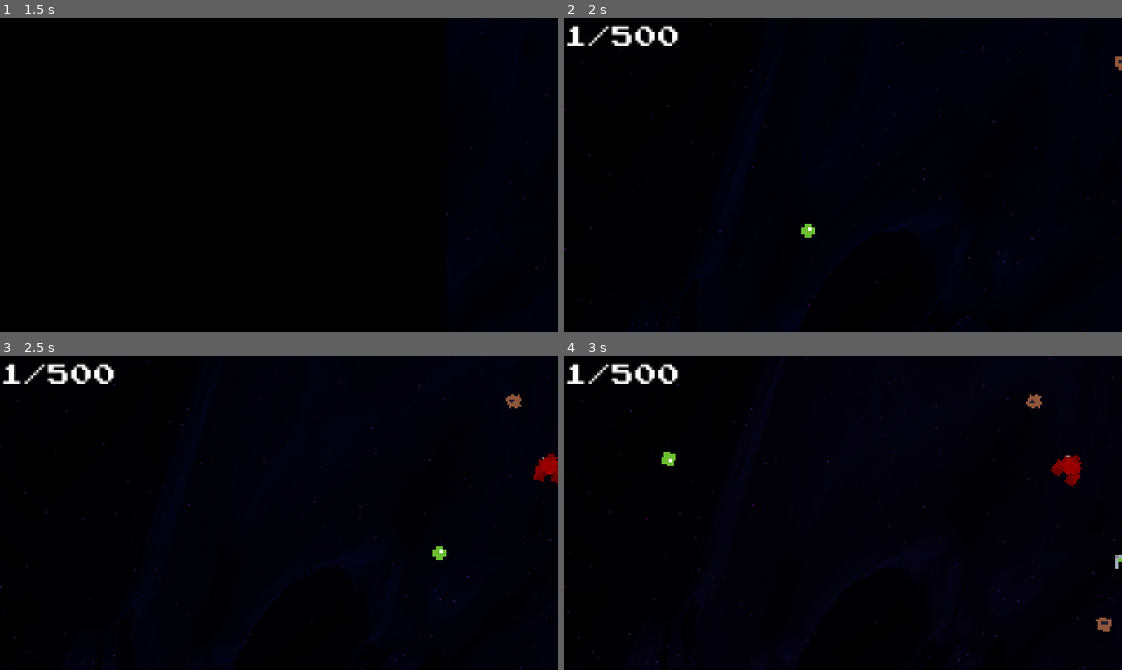
Above: before the commit, frames 1-4 (two rows, left to right).
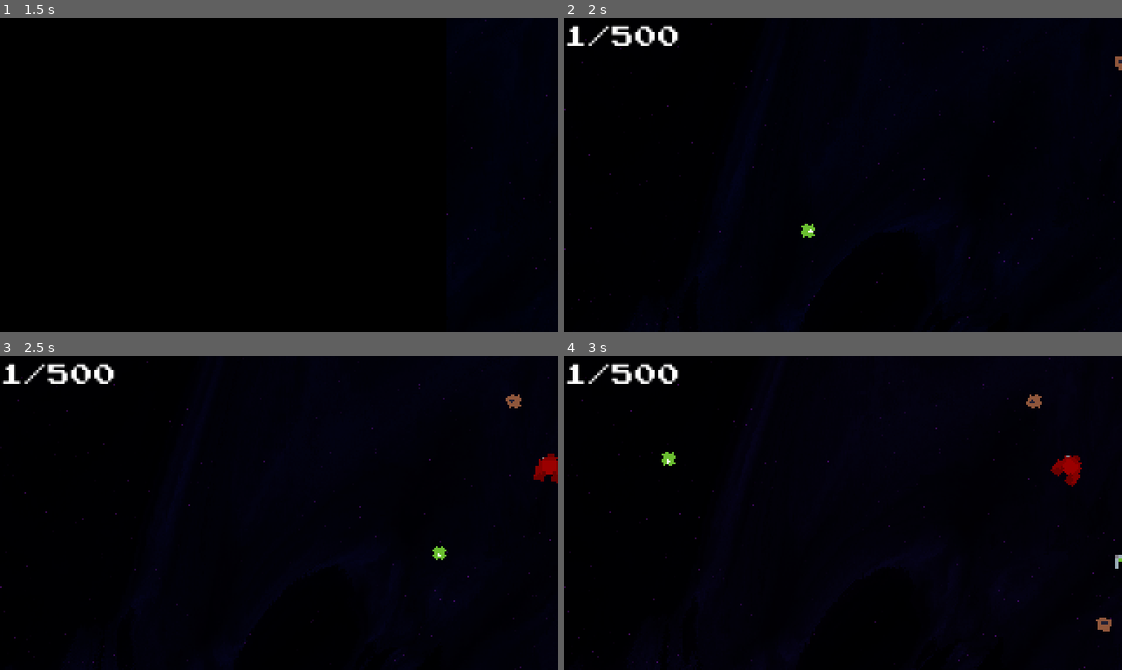
Above: after the commit, the same moments.

Repository: vitorascorrea/gmtk-jam-2024
Game: Godot game, scene res://screens/start_screen.tscn
Same seed, same stepped clock (60 frames per second), same inputs: the game is played once before the commit and once after it. The engine's default icon, where the game draws it, is replaced by a stand-in: a white triangle on a blue panel in a dark square. Sound files missing from this copy of the repository are replaced by a short silence.
Inputs (mouse positions are in pixels of both pictures, inside the frame that each line leads up to):
- Up to frame 1 (1.5 s): click "Start" at 0.5 s; tap Enter at 1.25 s; move the mouse to (251, 237) at 1.27 s; hold S (rotate_right, bound only after the commit) from 1.28 s (still down); click (251, 237) at 1.35 s
- Up to frame 2 (2 s): keep holding S (rotate_right, bound only after the commit); right-click (815, 237) at 1.55 s
- Up to frame 3 (2.5 s): keep holding S (rotate_right, bound only after the commit); move the mouse to (446, 560) at 2.02 s; right-click (446, 560) at 2.1 s; click (446, 560) at 2.3 s
- Up to frame 4 (3 s): move the mouse to (675, 465) at 2.77 s; release S (rotate_right, bound only after the commit) at 2.78 s; hold A (rotate_left, bound only after the commit) from 2.78 s (still down); click (675, 465) at 2.85 s

Frame 1 is identical in both runs. In frame 2, less than 0.1% of the frame differs, in the area x 42-45%, y 65-70%; in frame 3, less than 0.1%; in frame 4, less than 0.1%.

Commit message:
More sprites and change rotation control

Diff:
--- a/entities/collector/collector.gd
+++ b/entities/collector/collector.gd
@@ -17,12 +17,10 @@
 	var mouse_global_position = get_global_mouse_position()
 	global_position = Vector2(mouse_global_position.x - 2, mouse_global_position.y - 2)
 
-	if Input.is_action_just_pressed("left_click"):
-		var tween = get_tree().create_tween()
-		tween.tween_property(self, "rotation_degrees", rotation_degrees + 90, 0.5)
-	if Input.is_action_just_pressed("right_click"):
-		var tween = get_tree().create_tween()
-		tween.tween_property(self, "rotation_degrees", rotation_degrees - 90, 0.5)
+	if Input.is_action_pressed("rotate_left"):
+		rotation_degrees -= 2.5
+	if Input.is_action_pressed("rotate_right"):
+		rotation_degrees += 2.5
 
 
 func _on_initial_pixel_tree_exited() -> void:
--- a/project.godot
+++ b/project.godot
@@ -54,6 +54,16 @@
 "events": [Object(InputEventMouseButton,"resource_local_to_scene":false,"resource_name":"","device":-1,"window_id":0,"a …(253 unchanged characters)…
 ]
 }
+rotate_left={
+"deadzone": 0.5,
+"events": [Object(InputEventKey,"resource_local_to_scene":false,"resource_name":"","device":-1,"window_id":0,"alt_pressed":false,"shift_pressed":false,"ctrl_pressed":false,"meta_pressed":false,"pressed":false,"keycode":0,"physical_keycode":65,"key_label":0,"unicode":97,"location":0,"echo":false,"script":null)
+]
+}
+rotate_right={
+"deadzone": 0.5,
+"events": [Object(InputEventKey,"resource_local_to_scene":false,"resource_name":"","device":-1,"window_id":0,"alt_pressed":false,"shift_pressed":false,"ctrl_pressed":false,"meta_pressed":false,"pressed":false,"keycode":0,"physical_keycode":83,"key_label":0,"unicode":115,"location":0,"echo":false,"script":null)
+]
+}
 
 [rendering]
 
Binary file changed: aseprite/colliders.aseprite
Binary file changed: assets/colliders.png
